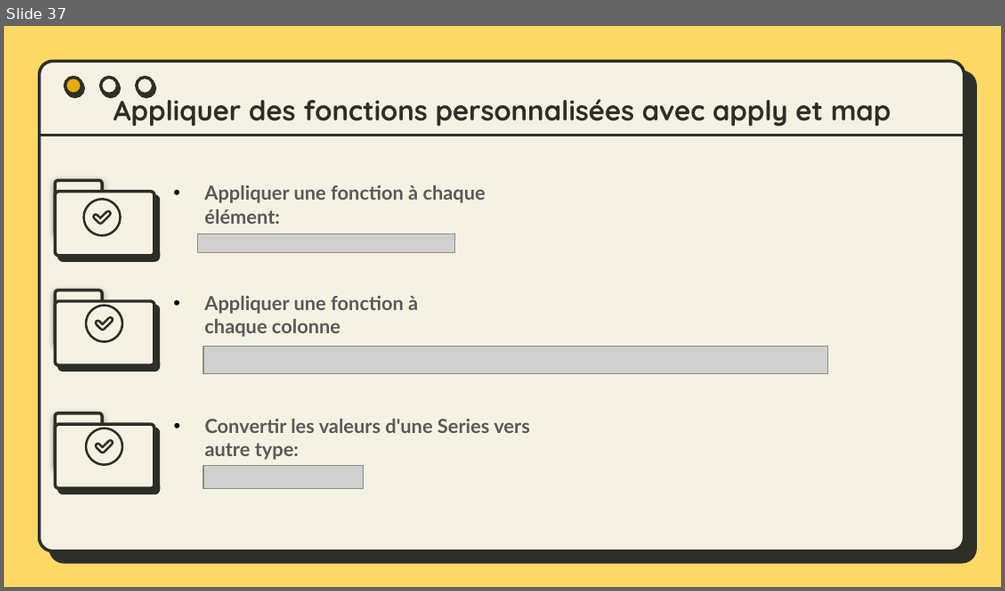
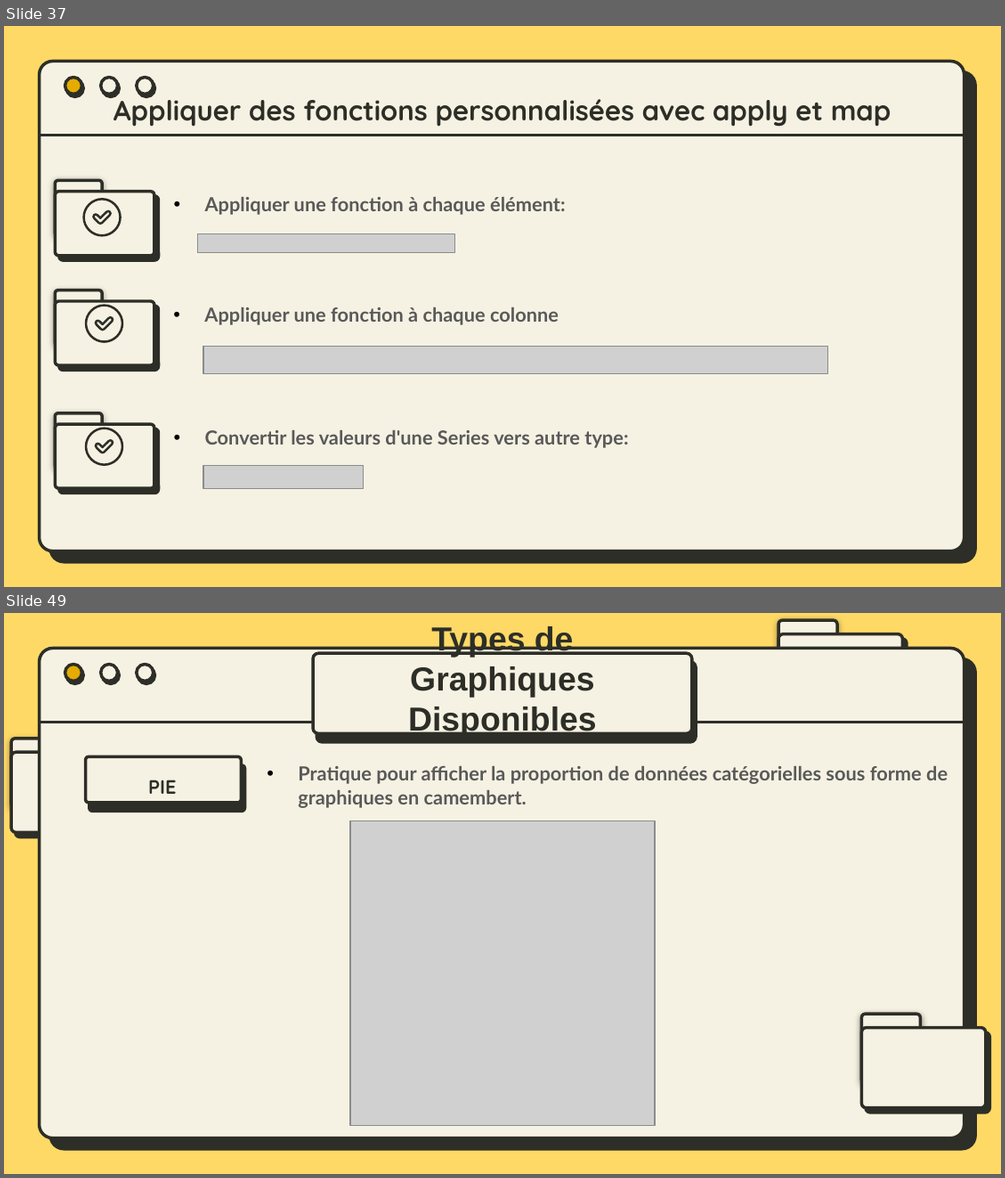
Before and after one commit to bydevmar/Master_MASD_FPO, a slide deck: SEMESTER 1/Modélisation avec Python/M- Pandas/Presentation/Pandas.pptx. Shown one above the other, each under a label of ours: slide 37 before the commit, slides 37 and 49 after it; the slides between them are not shown. The pictures are 1005x591 and 1005x1178 pixels, drawn with LibreOffice and Linux fonts; fonts in the diff are those of the drawing; grey boxes stand for pictures. Boxes give left, top, right and bottom in pixels: in the first picture for what was removed or moved away, otherwise in the second. Text is boxed around its words. In the diff, an @@ line names an element or a change of style, - is before the commit and + after.

```diff
--- a/SEMESTER 1/Modélisation avec Python/M- Pandas/Presentation/Pandas.pptx
+++ b/SEMESTER 1/Modélisation avec Python/M- Pandas/Presentation/Pandas.pptx
@@ slide 49 added at [4, 613, 1001, 1174], background #FFD966; not listed: 5 template elements that a slide beside it also shows @@
@@ text added at [408, 626, 596, 738], 24 pt, text #2D2E27, bold @@
+Types de Graphiques Disponibles
@@ rounded rectangle added at [778, 620, 837, 689], fill #F6F2E3, outline #2D2E27 2.25 pt @@
@@ rounded rectangle added at [778, 634, 902, 714], fill #F6F2E3, outline #2D2E27 2.25 pt @@
@@ rounded rectangle added at [313, 653, 692, 732], fill #F6F2E3, outline #2D2E27 2.25 pt @@
@@ rounded rectangle added at [11, 738, 70, 807], fill #F6F2E3, outline #2D2E27 2.25 pt @@
@@ rounded rectangle added at [11, 753, 135, 832], fill #F6F2E3, outline #2D2E27 2.25 pt @@
@@ rounded rectangle added at [86, 756, 242, 803], fill #F6F2E3, outline #2D2E27 2.25 pt @@
@@ text added at [298, 766, 947, 808], 14 pt, text #595959, bold @@
+    • Pratique pour afficher la proportion de données catégorielles sous forme de graphiques en camembert.
@@ text added at [148, 779, 177, 794], 14 pt, text #2D2E27, bold @@
+PIE
@@ picture added at [350, 821, 654, 1126] @@
@@ rounded rectangle added at [861, 1013, 920, 1083], fill #F6F2E3, outline #2D2E27 2.25 pt @@
@@ rounded rectangle added at [861, 1028, 985, 1108], fill #F6F2E3, outline #2D2E27 2.25 pt @@
@@ slide 37 changed as well @@
@@ text "Appliquer une fonction à chaque ..." rewrapped from [204, 185, 485, 224] to [205, 197, 565, 215] @@
@@ text "Appliquer une fonction à chaque ..." rewrapped from [204, 296, 418, 337] to [204, 307, 558, 325] @@
@@ text "Convertir les valeurs d'une Series ..." rewrapped from [205, 418, 530, 459] to [205, 430, 628, 448] @@
```
Also in this commit, not shown: 11 other slides added, 1 other file.
